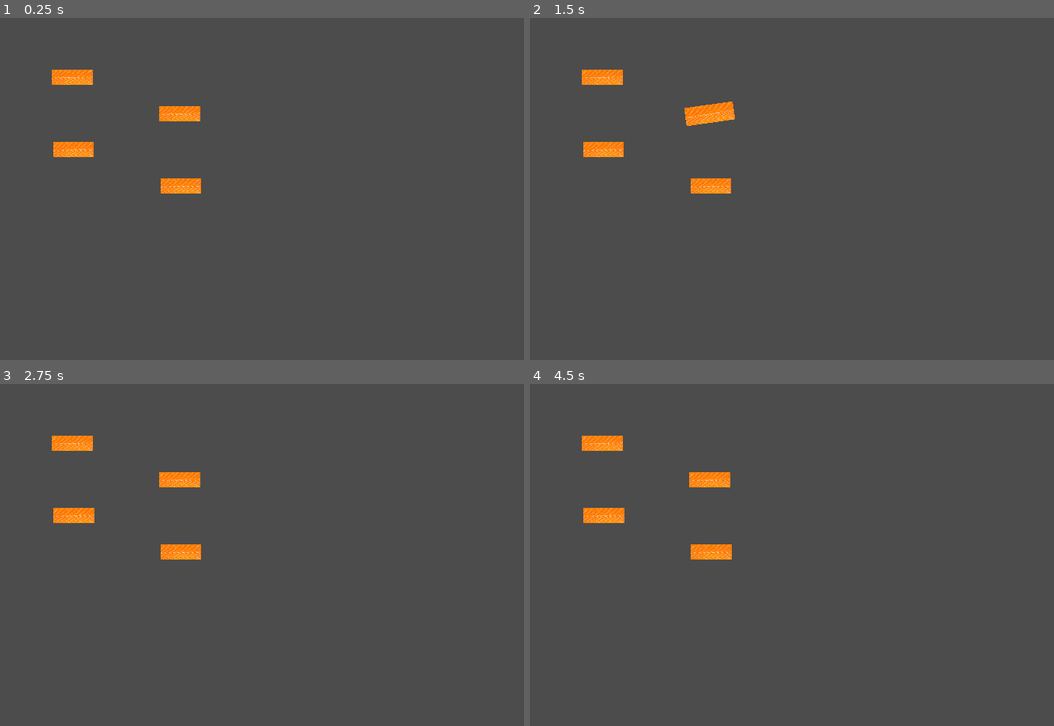
Above: before the commit, frames 1-4 (two rows, left to right).
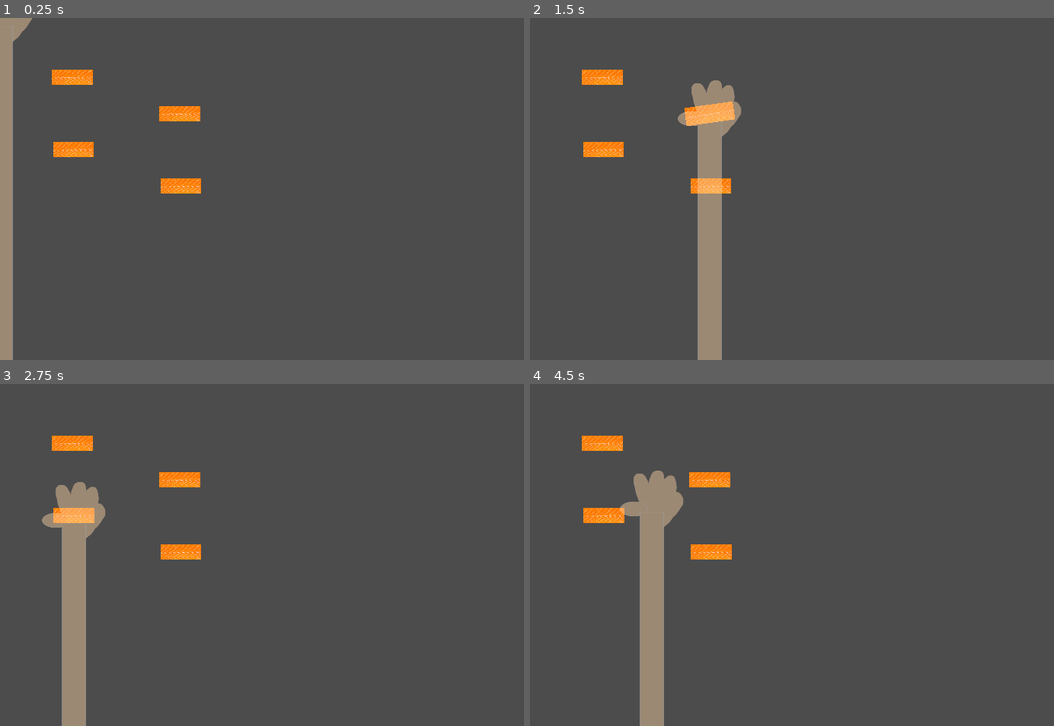
Above: after the commit, the same moments.

Repository: SAM2WOW/ProjectRewind
Game: Godot game, scene res://Maps/Main.tscn
The game is run twice, just before and just after one commit, with the same random seed, the same clock (stepped at 60 frames per second) and the same inputs.
Inputs (mouse positions are in pixels of both pictures, inside the frame that each line leads up to):
- Up to frame 1 (0.25 s): no input
- Up to frame 2 (1.5 s): tap Enter at 0.5 s; move the mouse to (603, 76) at 0.52 s; click (603, 76) at 0.6 s; tap Space at 1.25 s; move the mouse to (708, 113) at 1.27 s; click (708, 113) at 1.35 s
- Up to frame 3 (2.75 s): tap Enter at 2 s; move the mouse to (73, 513) at 2.02 s; click (73, 513) at 2.1 s
- Up to frame 4 (4.5 s): tap Space at 2.75, 4.25 s; move the mouse to (713, 551) at 2.77 s; click (713, 551) at 2.85 s; tap Enter at 3.5 s; move the mouse to (1017, 606) at 3.52 s; click (1017, 606) at 3.6 s; move the mouse to (650, 503) at 4.27 s; click (650, 503) at 4.35 s

The runs differ from the first frame. In frame 1, 2.6% of the frame differs, in the area x 0-7%, y 0-100%; in frame 2, 4.3%, in the area x 28-41%, y 18-100%; in frame 3, 3.8%; in frame 4, 4.0%.

Commit message:
Hand Added

Diff:
--- a/Maps/Main.tscn
+++ b/Maps/Main.tscn
@@ -1,6 +1,7 @@
-[gd_scene load_steps=2 format=2]
+[gd_scene load_steps=3 format=2]
 
 [ext_resource path="res://Objects/Sushi_Piece.tscn" type="PackedScene" id=1]
+[ext_resource path="res://Objects/Hand.tscn" type="PackedScene" id=2]
 
 [node name="Main" type="Node"]
 
@@ -18,6 +19,8 @@
 [node name="Sushi_Piece4" parent="Node2D" instance=ExtResource( 1 )]
 position = Vector2( 570.271, 530.876 )
 
+[node name="Hand" parent="Node2D" instance=ExtResource( 2 )]
+
 [node name="Control" type="Control" parent="."]
 margin_right = 40.0
 margin_bottom = 40.0
--- /dev/null
+++ b/Objects/Hand.gd
@@ -0,0 +1,18 @@
+extends Node2D
+
+
+var hand_open = preload("res://Arts/PHgand_open.png")
+var hand_close = preload("res://Arts/PHhand_close.png")
+
+
+func _process(delta):
+	# Follow mouse
+	set_global_position(get_global_mouse_position())
+
+
+func _input(event):
+	# Change sprites
+	if Input.is_action_just_pressed("touch"):
+		$Sprite.set_texture(hand_close)
+	elif Input.is_action_just_released("touch"):
+		$Sprite.set_texture(hand_open)
--- /dev/null
+++ b/Objects/Hand.tscn
@@ -0,0 +1,12 @@
+[gd_scene load_steps=3 format=2]
+
+[ext_resource path="res://Arts/PHgand_open.png" type="Texture" id=1]
+[ext_resource path="res://Objects/Hand.gd" type="Script" id=2]
+
+[node name="Hand" type="Node2D"]
+script = ExtResource( 2 )
+
+[node name="Sprite" type="Sprite" parent="."]
+modulate = Color( 1, 1, 1, 0.45098 )
+position = Vector2( 0, 504 )
+texture = ExtResource( 1 )
Binary file added: Arts/PHgand_open.png
Not shown, added: Arts/PHgand_open.png.import
Binary file added: Arts/PHhand_close.png
Not shown, added: Arts/PHhand_close.png.import
